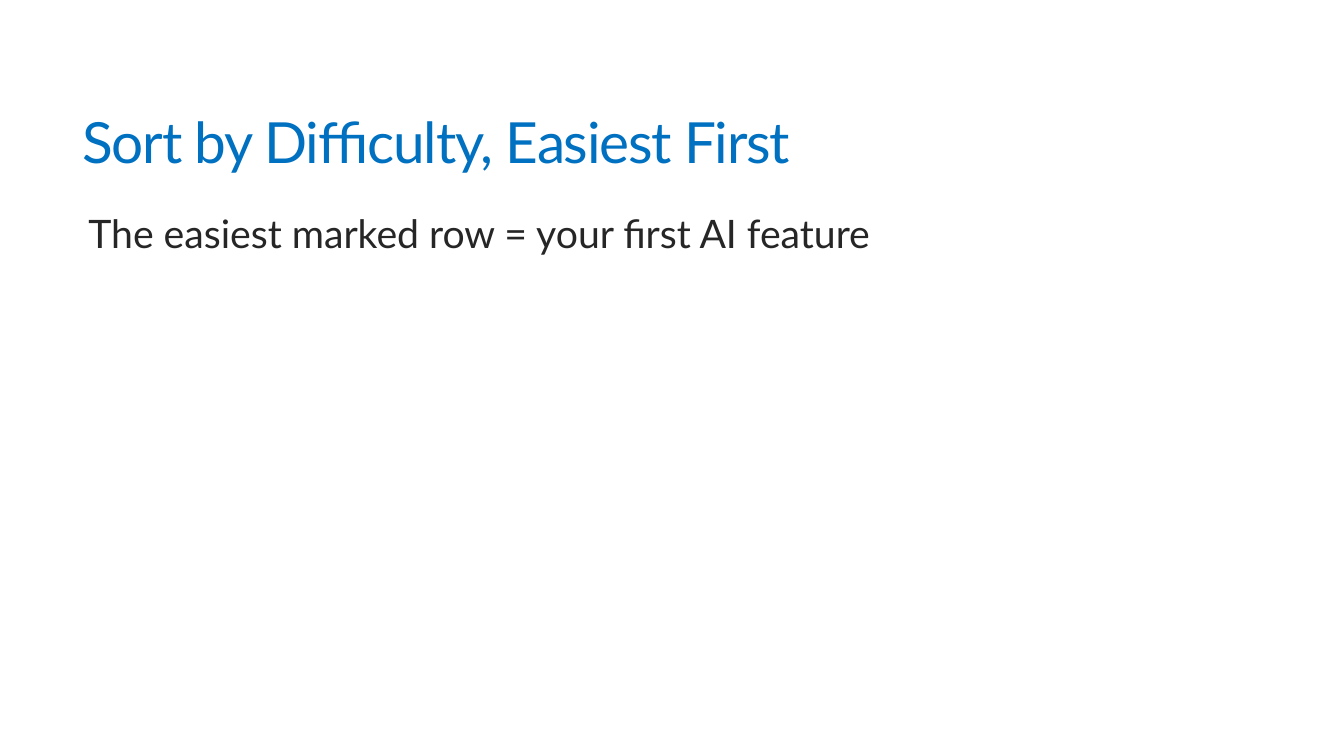
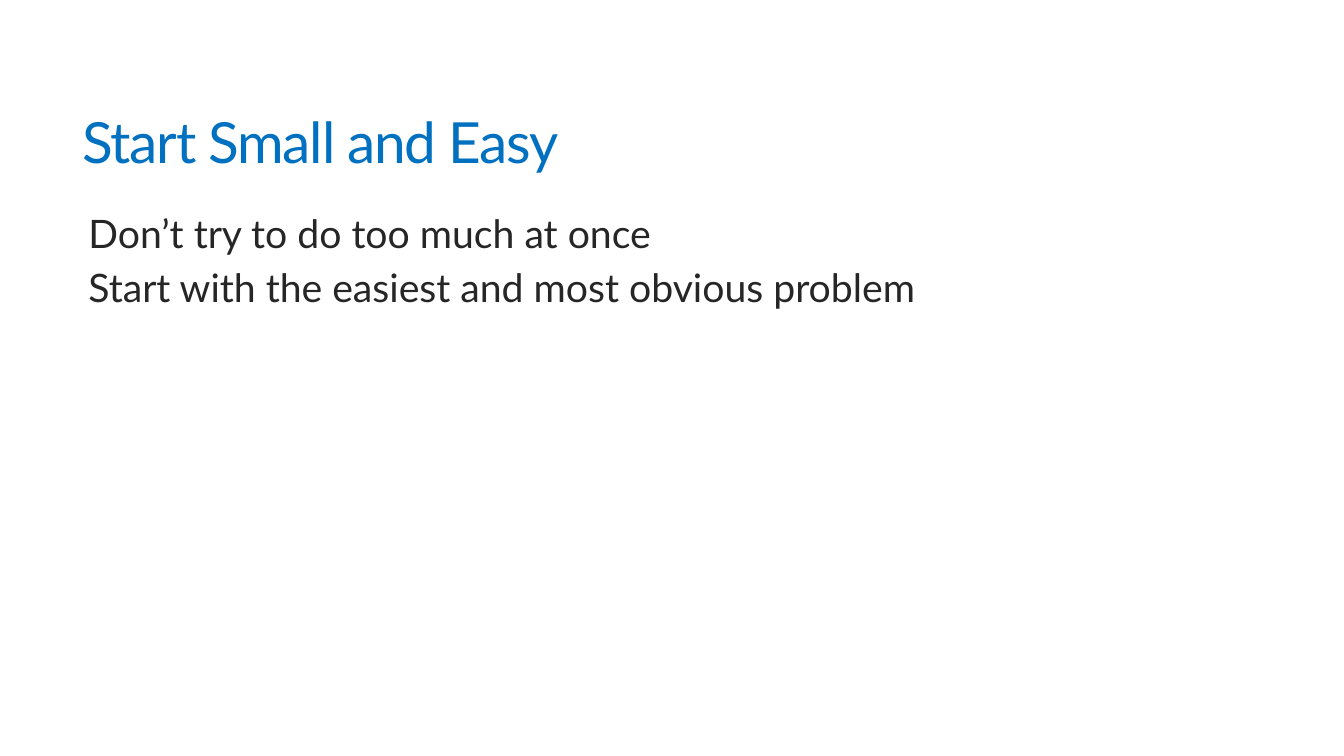
Before and after one commit to trailheadtechnology/10-ai-features-workshop, a slide deck: slide 7 of modules/M5-closing/M5-closing.pptx (slide 24 before the commit). Drawn at 1344x756 pixels with LibreOffice and Linux fonts; fonts in the diff are those of the drawing. Boxes give left, top, right and bottom in pixels: in the first picture for what was removed or moved away, otherwise in the second. Text is boxed around its words. In the diff, an @@ line names an element or a change of style, - is before the commit and + after.

```diff
--- a/modules/M5-closing/M5-closing.pptx
+++ b/modules/M5-closing/M5-closing.pptx
@@ title at box(83, 121, 559, 173): text changed @@
-Sort by Difficulty, Easiest First
+Start Small and Easy
@@ text at box(88, 218, 915, 309): text changed @@
-  The easiest marked row = your first AI feature
+  Don’t try to do too much at once
+  Start with the easiest and most obvious problem
```
Also in this commit, not shown: 8 other slides changed, 22 slides removed, 9 other files.
